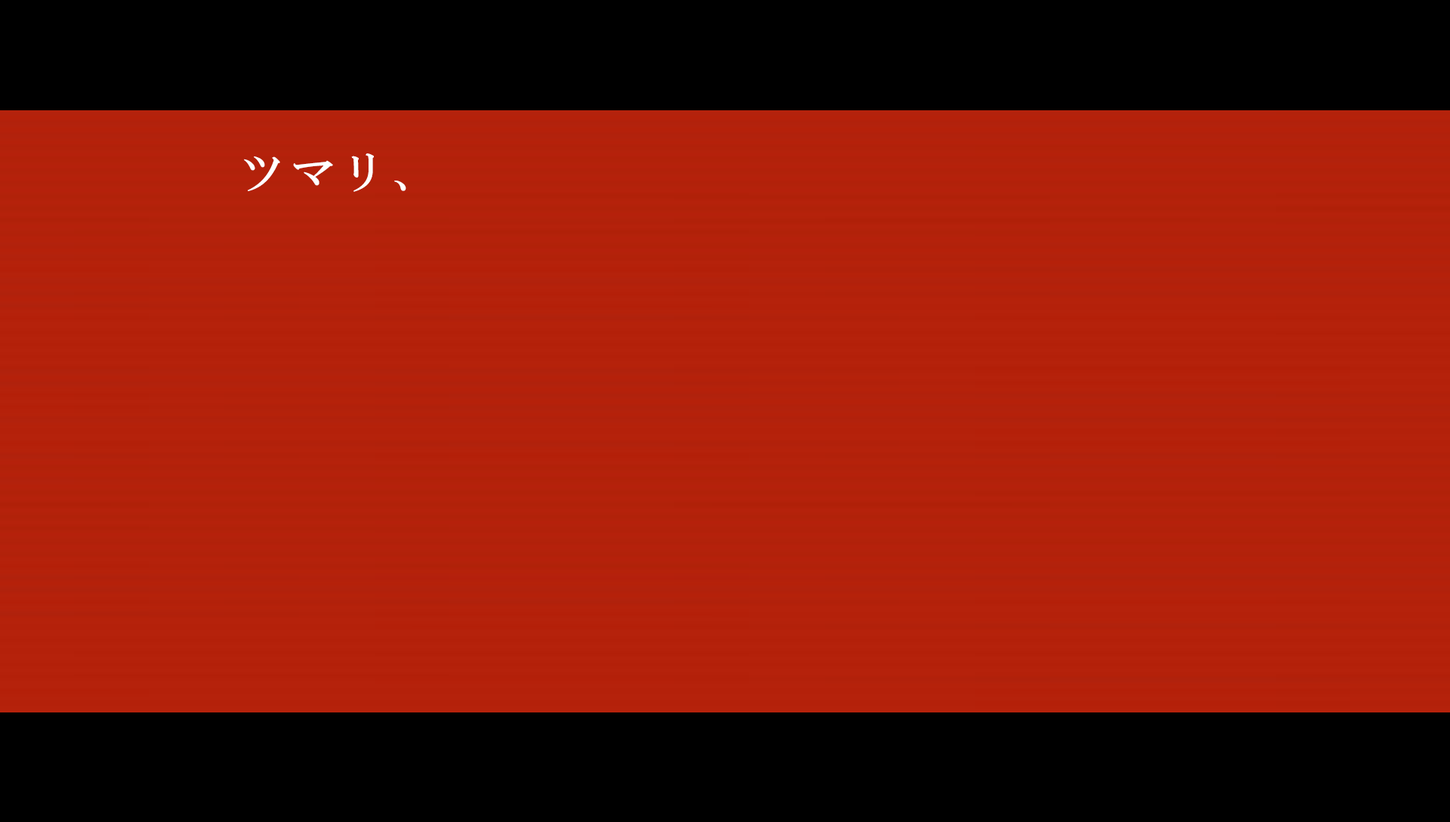
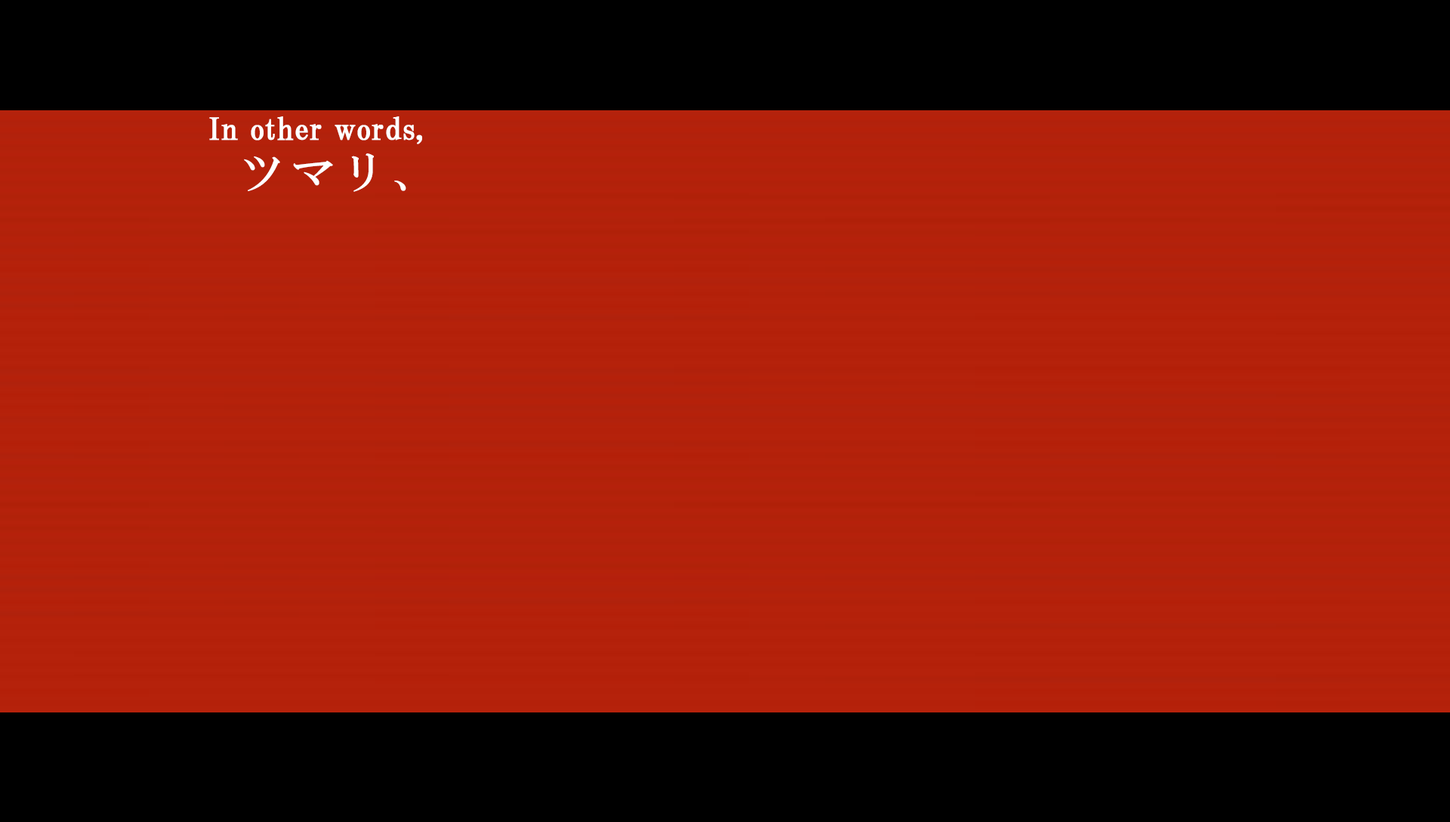
The second 1450px x 822px image is a revision of the first. Changes to its layers:
added layer "In other words," above "ツマリ、" over [209, 116, 423, 145]
